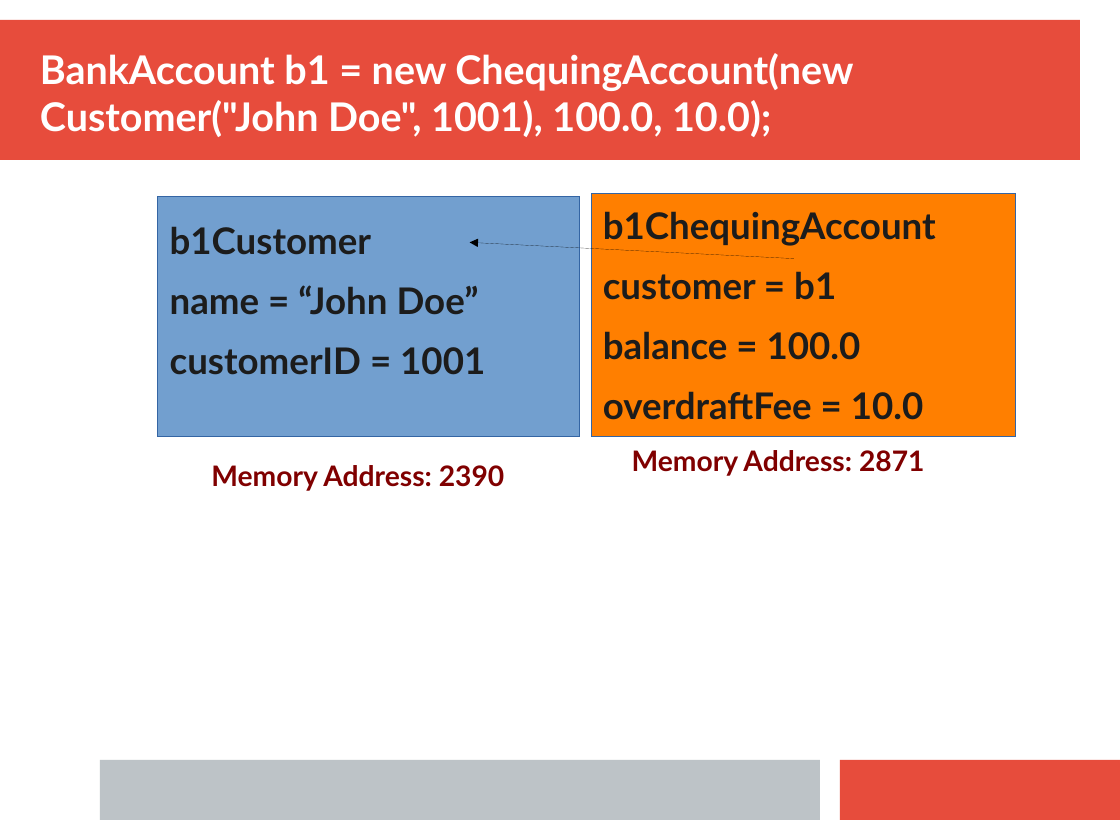
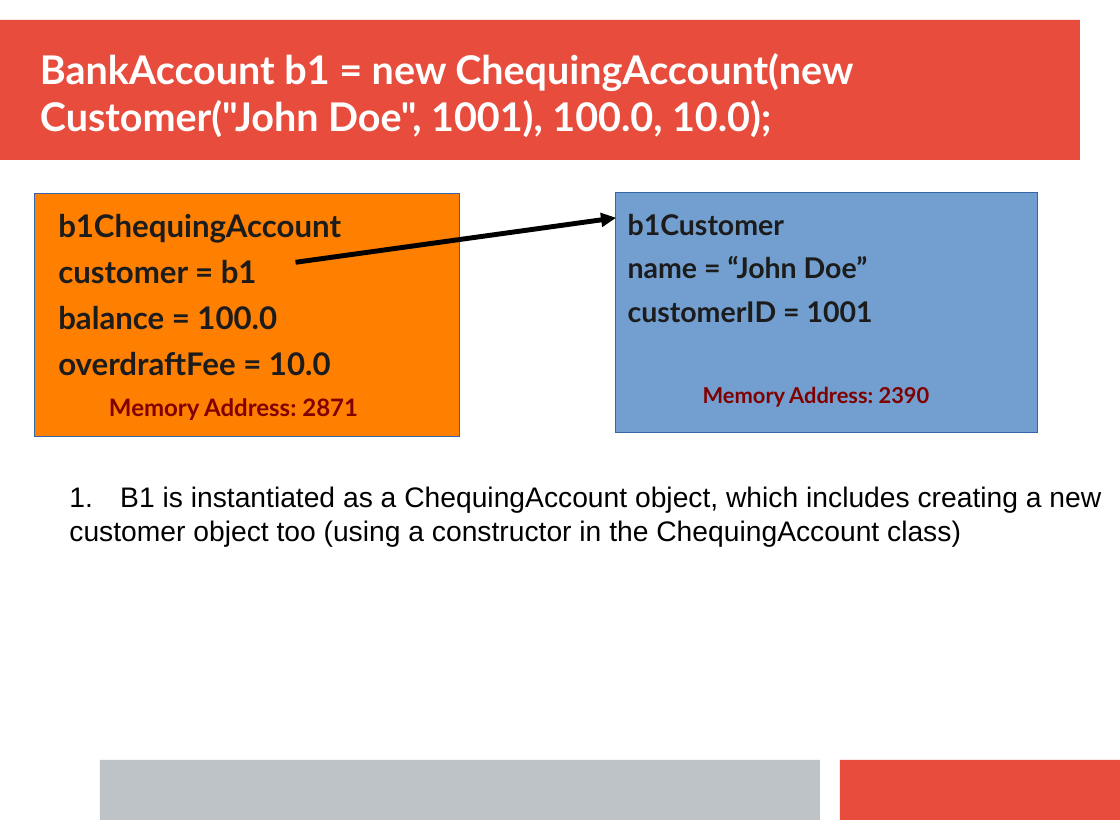
Before and after one commit to CPSC-233-Group-2018/Assignments, a slide deck: slide 2 of Assignment 7/AS7.pptx. Drawn at 1120x840 pixels with LibreOffice and Linux fonts; fonts in the diff are those of the drawing. Boxes give left, top, right and bottom in pixels: in the first picture for what was removed or moved away, otherwise in the second. Text is boxed around its words. In the diff, an @@ line names an element or a change of style, - is before the commit and + after.

```diff
--- a/Assignment 7/AS7.pptx
+++ b/Assignment 7/AS7.pptx
@@ rectangle: place and size @@
-rectangle at (592,194,1016,437)
+rectangle at (35,193,459,436)
@@ rectangle: place and size @@
-rectangle at (158,197,579,437)
+rectangle at (616,192,1038,432)
@@ text "b1ChequingAccount": place and size @@
-text "b1ChequingAccount" at (603,211,936,476)
+text "b1ChequingAccount" at (58,213,358,420)
@@ text "b1ChequingAccount" at (58,213,358,420): size 26 to 22.1 pt in "b1ChequingAccount", "customer = b1", "balance = 100.0", "overdraftFee = 10.0"; size 20 to 17 pt in "Memory Address: 2871"; line spacing 1 to 0.8 @@
@@ arrow moved from (794, 258) - (470, 243) to (296, 262) - (616, 217) @@
@@ arrow (296, 262) - (616, 217): stroke #000000 0.75 pt to #000000 3.5 pt @@
@@ text "b1Customer": place and size @@
-text "b1Customer" at (170,226,505,491)
+text "b1Customer" at (628,214,930,407)
@@ text "b1Customer" at (628,214,930,407): size 26 to 20.1 pt in "b1Customer", "name = “John Doe”", "customerID = 1001"; size 20 to 15.5 pt in "Memory Address: 2390"; line spacing 1 to 0.8 @@
@@ text added at (69,486,1101,547), 20 pt, text #000000 @@
+1. B1 is instantiated as a ChequingAccount object, which includes creating a new
+customer object too (using a constructor in the ChequingAccount class)
```
Also in this commit, not shown: 1 other slide changed, 3 slides added, 1 slide removed.
